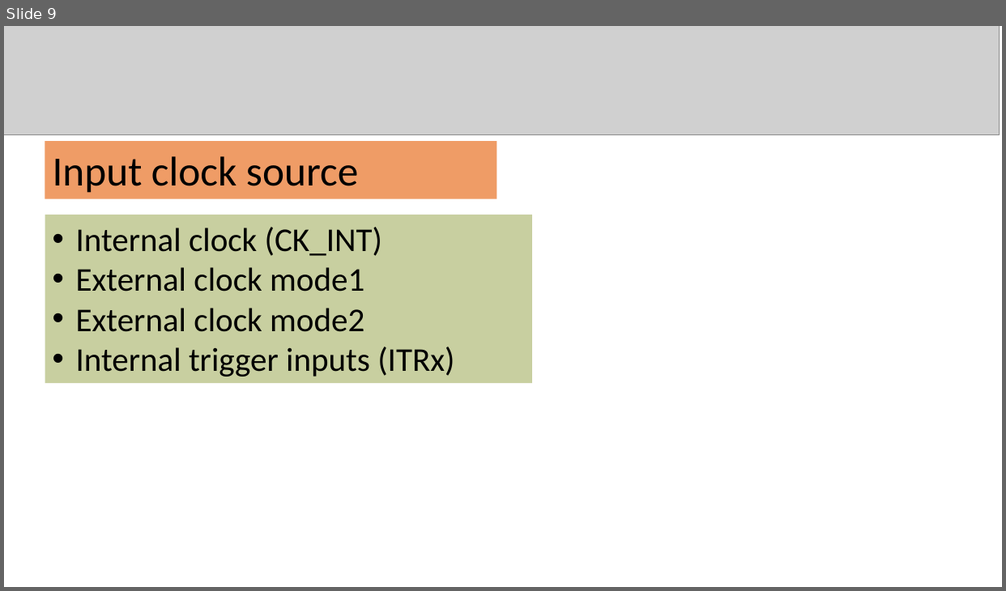
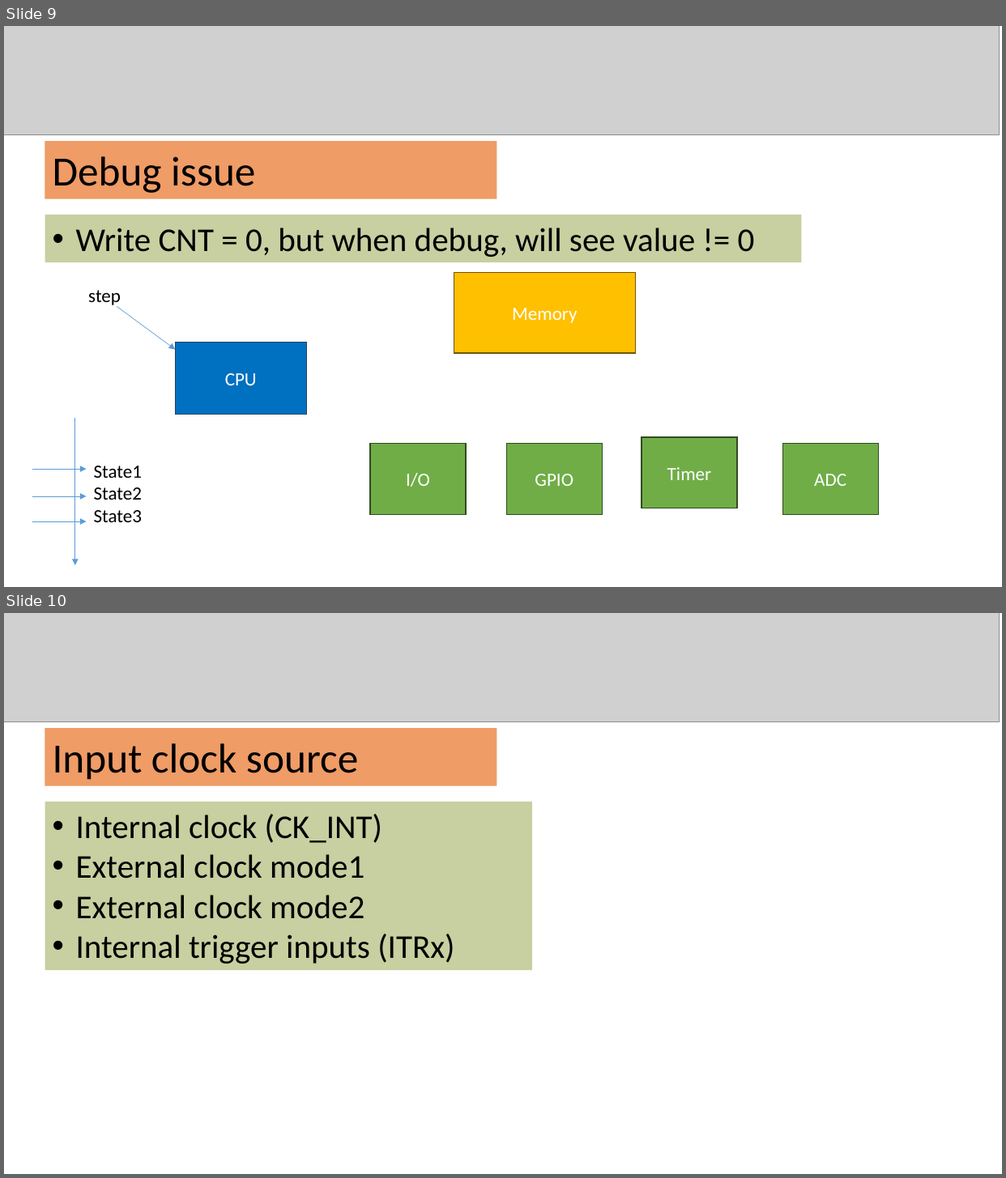
Before and after one commit to DKensin/Mentor, a slide deck: Slide/MicroController/08.Timer.pptx. Shown one above the other, each under a label of ours: slide 9 before the commit, slides 9 and 10 after it. The pictures are 1006x591 and 1006x1178 pixels, drawn with LibreOffice and Linux fonts; fonts in the diff are those of the drawing; grey boxes stand for pictures. Boxes give left, top, right and bottom in pixels: in the first picture for what was removed or moved away, otherwise in the second. Text is boxed around its words. In the diff, an @@ line names an element or a change of style, - is before the commit and + after.

```diff
--- a/Slide/MicroController/08.Timer.pptx
+++ b/Slide/MicroController/08.Timer.pptx
@@ slide 9 added at box(4, 26, 1002, 587), background #FFFFFF @@
@@ picture added at box(4, 26, 999, 135) @@
@@ rectangle added at box(45, 141, 497, 199), fill #EF9C66, 40 pt, text #000000 @@
+Debug issue
@@ rectangle added at box(45, 215, 802, 263), fill #C8CFA0, 32 pt, text #000000 @@
+• Write CNT = 0, but when debug, will see value != 0
@@ text added at box(88, 290, 121, 308), 18 pt, text #000000 @@
+step
@@ rectangle added at box(454, 272, 636, 353), fill #FFC000, outline #705400 1 pt, 18 pt, text #FFFFFF @@
+Memory
@@ arrow added from (117, 307) to (176, 349), #5B9BD5 0.5 pt @@
@@ rectangle added at box(176, 343, 306, 416), fill #0070C0, outline #28445D 1 pt, 18 pt, text #FFFFFF @@
+CPU
@@ arrow added from (75, 418) to (75, 565), #5B9BD5 0.5 pt @@
@@ rectangle added at box(641, 437, 738, 509), fill #70AD47, outline #314C1F 1 pt, 18 pt, text #FFFFFF @@
+Timer
@@ rectangle added at box(370, 444, 466, 515), fill #70AD47, outline #314C1F 1 pt, 18 pt, text #FFFFFF @@
+I/O
@@ rectangle added at box(506, 444, 602, 515), fill #70AD47, outline #314C1F 1 pt, 18 pt, text #FFFFFF @@
+GPIO
@@ rectangle added at box(782, 444, 879, 515), fill #70AD47, outline #314C1F 1 pt, 18 pt, text #FFFFFF @@
+ADC
@@ arrow added from (32, 469) to (87, 469), #5B9BD5 0.5 pt @@
@@ text added at box(94, 466, 143, 523), 18 pt, text #000000 @@
+State1
+State2
+State3
@@ arrow added from (32, 497) to (87, 497), #5B9BD5 0.5 pt @@
@@ arrow added from (32, 522) to (87, 522), #5B9BD5 0.5 pt @@
@@ what was slide 9 is now slide 10 @@
```
Also in this commit, not shown: 1 other file.
